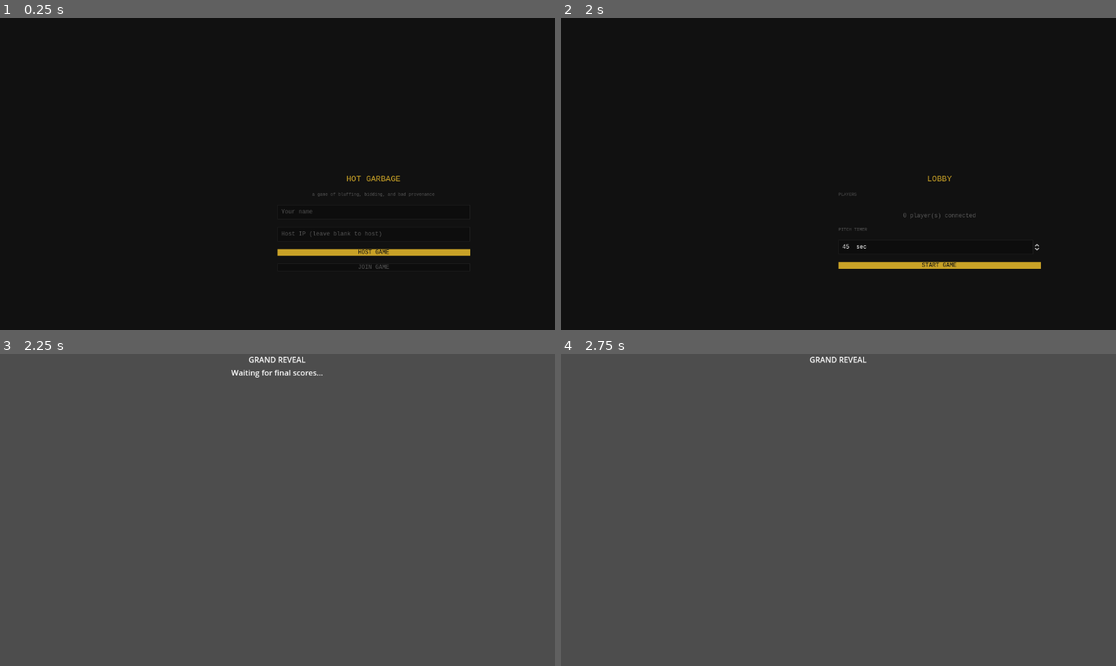
Above: before the commit, frames 1-4 (two rows, left to right).
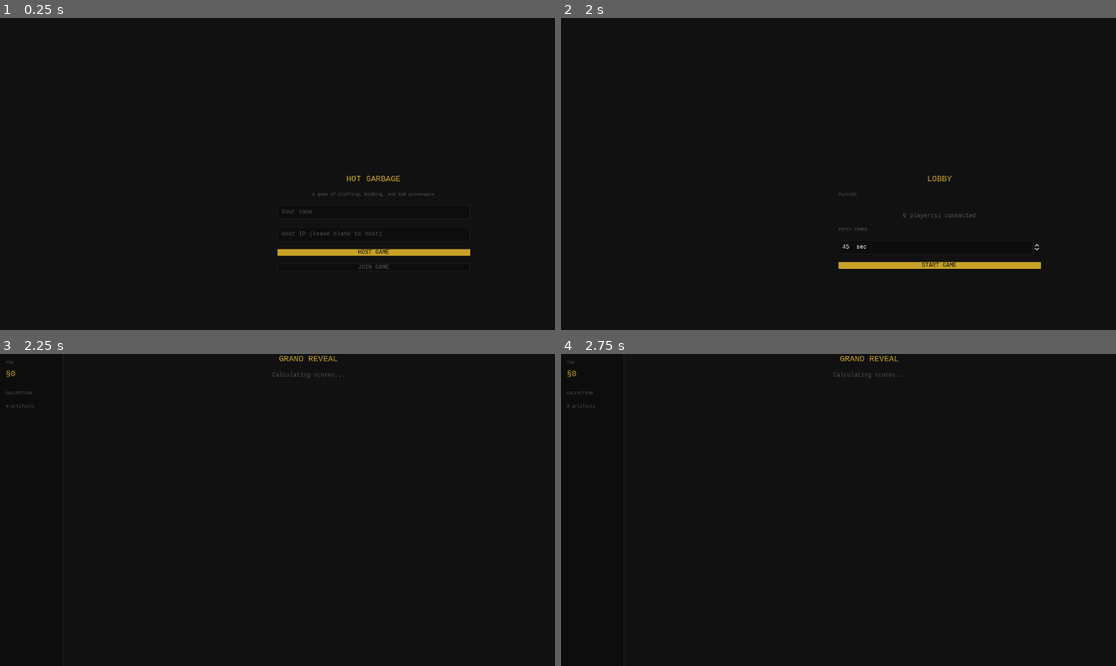
Above: after the commit, the same moments.

Repository: kevinBlum/hot-garbage
Game: Godot game, scene res://src/scenes/main_menu.tscn
The game is run twice, just before and just after one commit, with the same random seed, the same clock (stepped at 60 frames per second) and the same inputs.
Inputs (mouse positions are in pixels of both pictures, inside the frame that each line leads up to):
- Up to frame 1 (0.25 s): no input
- Up to frame 2 (2 s): click (932, 211) at 0.52 s; type "Alex" at 0.6 s; click (932, 233) at 0.75 s; type "12" at 0.83 s; click "HOST GAME" at 1.25 s
- Up to frame 3 (2.25 s): click "START GAME" at 2 s
- Up to frame 4 (2.75 s): no input

Frames 1-2 are identical in both runs. In frame 3, 100% of the frame differs, in the area x 0-100%, y 0-100%; in frame 4, 100%.
Error in both runs: Assertion failed: Failed to create server: 20 (res://src/network/network_manager.gd:21)

Commit message:
feat: bid_reveal and final_scores dark style with HUD sidebar

Diff:
--- a/hot-garbage-godot/src/scenes/bid_reveal.gd
+++ b/hot-garbage-godot/src/scenes/bid_reveal.gd
@@ -1,5 +1,8 @@
 extends Control
 
+const _UITheme = preload("res://src/scenes/ui_theme.gd")
+
+var _hud: Control
 var _result_label: Label
 var _chaos_label: Label
 
@@ -7,29 +10,52 @@
 	_build_ui()
 
 func _build_ui() -> void:
+	_UITheme.add_bg(self)
+
+	const HUDScript = preload("res://src/scenes/hud.gd")
+	_hud = HUDScript.new()
+	add_child(_hud)
+
+	var main := Control.new()
+	main.set_anchors_preset(Control.PRESET_FULL_RECT)
+	main.offset_left = _UITheme.HUD_WIDTH
+	add_child(main)
+
 	var vbox := VBoxContainer.new()
 	vbox.set_anchors_preset(Control.PRESET_CENTER)
-	vbox.custom_minimum_size = Vector2(500, 400)
-	add_child(vbox)
+	vbox.custom_minimum_size = Vector2(480, 300)
+	vbox.add_theme_constant_override("separation", _UITheme.GAP * 2)
+	main.add_child(vbox)
+
+	var header := Label.new()
+	header.text = "SOLD"
+	header.horizontal_alignment = HORIZONTAL_ALIGNMENT_CENTER
+	_UITheme.style_section_label(header)
+	vbox.add_child(header)
 
 	_result_label = Label.new()
-	_result_label.text = "Auction resolving..."
+	_result_label.text = "..."
 	_result_label.horizontal_alignment = HORIZONTAL_ALIGNMENT_CENTER
 	_result_label.autowrap_mode = TextServer.AUTOWRAP_WORD_SMART
+	_UITheme.style_label(_result_label, _UITheme.FS_ARTIFACT, _UITheme.TEXT)
 	vbox.add_child(_result_label)
 
 	_chaos_label = Label.new()
 	_chaos_label.horizontal_alignment = HORIZONTAL_ALIGNMENT_CENTER
 	_chaos_label.autowrap_mode = TextServer.AUTOWRAP_WORD_SMART
+	_UITheme.style_label(_chaos_label, _UITheme.FS_BODY, _UITheme.GOLD)
 	vbox.add_child(_chaos_label)
 
 func on_show_bid_result(result: Dictionary) -> void:
 	if result.winner == "BANK":
-		_result_label.text = "No takers. Bank paid §%d." % result.price
+		_result_label.text = "No takers.\nBank paid §%d." % result.price
 	else:
 		var winner_name: String = NetworkManager.player_names.get(
 			_peer_id_for_name(result.winner), result.winner)
-		_result_label.text = "%s won for §%d!" % [winner_name, result.price]
+		_result_label.text = "%s\nwon for §%d!" % [winner_name, result.price]
+	# Refresh HUD now that player state has been updated by GameServer
+	if _hud != null and _hud.has_method("refresh"):
+		_hud.refresh()
 
 func on_show_chaos(chaos: Dictionary) -> void:
 	if chaos.is_empty():
@@ -38,8 +64,9 @@
 		_chaos_label.text = "APPRAISER: %s" % chaos.text
 	else:
 		_chaos_label.text = "EVENT: %s" % chaos.text
-		if chaos.extra.has("victim") and chaos.extra.has("lost_name"):
-			_chaos_label.text += "\n%s loses \"%s\"!" % [chaos.extra.victim, chaos.extra.lost_name]
+		var extra: Dictionary = chaos.get("extra", {})
+		if extra.has("victim") and extra.has("lost_name"):
+			_chaos_label.text += "\n%s loses \"%s\"!" % [extra.victim, extra.lost_name]
 
 func _peer_id_for_name(player_name: String) -> int:
 	for pid in NetworkManager.player_names:
--- a/hot-garbage-godot/src/scenes/final_scores.gd
+++ b/hot-garbage-godot/src/scenes/final_scores.gd
@@ -1,62 +1,84 @@
 extends Control
+
+const _UITheme = preload("res://src/scenes/ui_theme.gd")
+
+var _hud: Control
+var _score_vbox: VBoxContainer
 
 func _ready() -> void:
 	_build_ui()
 
 func _build_ui() -> void:
+	_UITheme.add_bg(self)
+
+	const HUDScript = preload("res://src/scenes/hud.gd")
+	_hud = HUDScript.new()
+	add_child(_hud)
+
+	var main := Control.new()
+	main.set_anchors_preset(Control.PRESET_FULL_RECT)
+	main.offset_left = _UITheme.HUD_WIDTH
+	add_child(main)
+
 	var scroll := ScrollContainer.new()
 	scroll.set_anchors_preset(Control.PRESET_FULL_RECT)
-	add_child(scroll)
+	main.add_child(scroll)
 
-	var vbox := VBoxContainer.new()
-	vbox.name = "ScoreList"
-	vbox.size_flags_horizontal = Control.SIZE_EXPAND_FILL
-	scroll.add_child(vbox)
+	var outer := VBoxContainer.new()
+	outer.size_flags_horizontal = Control.SIZE_EXPAND_FILL
+	outer.add_theme_constant_override("separation", _UITheme.GAP * 2)
+	outer.offset_left   = _UITheme.PAD * 2
+	outer.offset_top    = _UITheme.PAD * 2
+	outer.offset_right  = -_UITheme.PAD * 2
+	outer.offset_bottom = -_UITheme.PAD * 2
+	scroll.add_child(outer)
 
 	var title := Label.new()
 	title.text = "GRAND REVEAL"
 	title.horizontal_alignment = HORIZONTAL_ALIGNMENT_CENTER
-	vbox.add_child(title)
+	_UITheme.style_label(title, _UITheme.FS_ARTIFACT, _UITheme.GOLD)
+	outer.add_child(title)
 
 	var waiting := Label.new()
 	waiting.name = "WaitingLabel"
-	waiting.text = "Waiting for final scores..."
+	waiting.text = "Calculating scores..."
 	waiting.horizontal_alignment = HORIZONTAL_ALIGNMENT_CENTER
-	vbox.add_child(waiting)
+	_UITheme.style_label(waiting, _UITheme.FS_BODY, _UITheme.DIM)
+	outer.add_child(waiting)
+
+	_score_vbox = VBoxContainer.new()
+	_score_vbox.add_theme_constant_override("separation", _UITheme.GAP)
+	outer.add_child(_score_vbox)
 
 func on_show_final_scores(ranking: Array) -> void:
-	var vbox: VBoxContainer = $ScrollContainer/ScoreList if has_node("ScrollContainer/ScoreList") else _find_vbox()
 	# Remove waiting label
-	for child in vbox.get_children():
-		if child.name == "WaitingLabel":
-			child.queue_free()
+	var waiting: Node = get_node_or_null("*/WaitingLabel")
+	if waiting:
+		waiting.queue_free()
 
-	var medals := ["🏆", "2.", "3.", "4.", "5.", "6.", "7.", "8."]
+	var medals: Array = ["#1", "#2", "#3", "#4", "#5", "#6", "#7", "#8"]
+
 	for i in range(ranking.size()):
 		var p: Dictionary = ranking[i]
-		var medal: String = medals[i] if i < medals.size() else "%d." % (i + 1)
+		var medal: String = medals[i] if i < medals.size() else "#%d" % (i + 1)
 
-		var player_vbox := VBoxContainer.new()
-		vbox.add_child(player_vbox)
+		var sep := HSeparator.new()
+		_score_vbox.add_child(sep)
 
 		var header := Label.new()
-		header.text = "%s %s — %d pts  (cash §%d)" % [medal, p.id, p.total, p.cash]
-		player_vbox.add_child(header)
+		header.text = "%s  %s — %d pts  (§%d cash)" % [medal, p.id, p.total, p.cash]
+		_UITheme.style_label(header, _UITheme.FS_BODY, _UITheme.TEXT)
+		header.autowrap_mode = TextServer.AUTOWRAP_WORD_SMART
+		_score_vbox.add_child(header)
 
-		for cat in p.breakdown:
-			var b: Dictionary = p.breakdown[cat]
-			var set_str: String = ("  SET x%.1f" % b.multiplier) if b.completed else ""
+		var breakdown: Dictionary = p.get("breakdown", {})
+		for cat in breakdown:
+			var b: Dictionary = breakdown[cat]
+			var completed: bool = b.get("completed", false)
+			var set_str: String = ("  SET x%.1f" % b.get("multiplier", 1.0)) if completed else ""
 			var line := Label.new()
-			line.text = "    %s: %d items, raw §%d → §%d%s" % [cat, b.count, b.raw, b.scored, set_str]
-			player_vbox.add_child(line)
-
-		var sep := HSeparator.new()
-		vbox.add_child(sep)
-
-func _find_vbox() -> VBoxContainer:
-	for child in get_children():
-		if child is ScrollContainer:
-			for grandchild in child.get_children():
-				if grandchild is VBoxContainer:
-					return grandchild
-	return VBoxContainer.new()
+			line.text = "  %s: %d items, §%d raw → §%d%s" % [
+				cat.capitalize(), b.get("count", 0), b.get("raw", 0), b.get("scored", 0), set_str
+			]
+			_UITheme.style_label(line, _UITheme.FS_LABEL, _UITheme.cat_color(cat) if completed else _UITheme.DIM)
+			_score_vbox.add_child(line)
